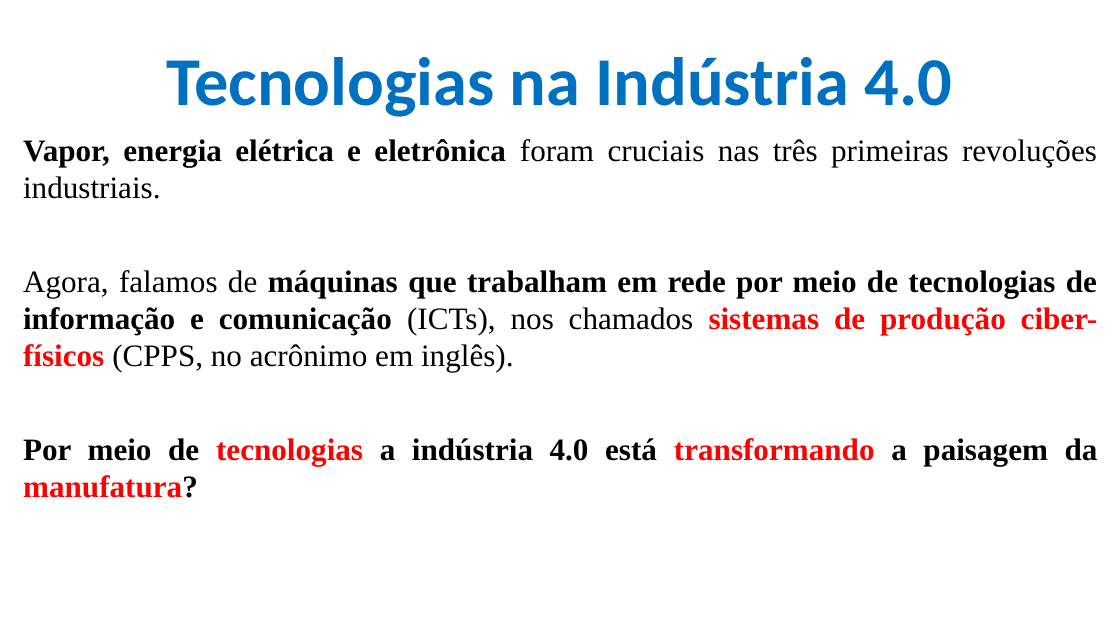
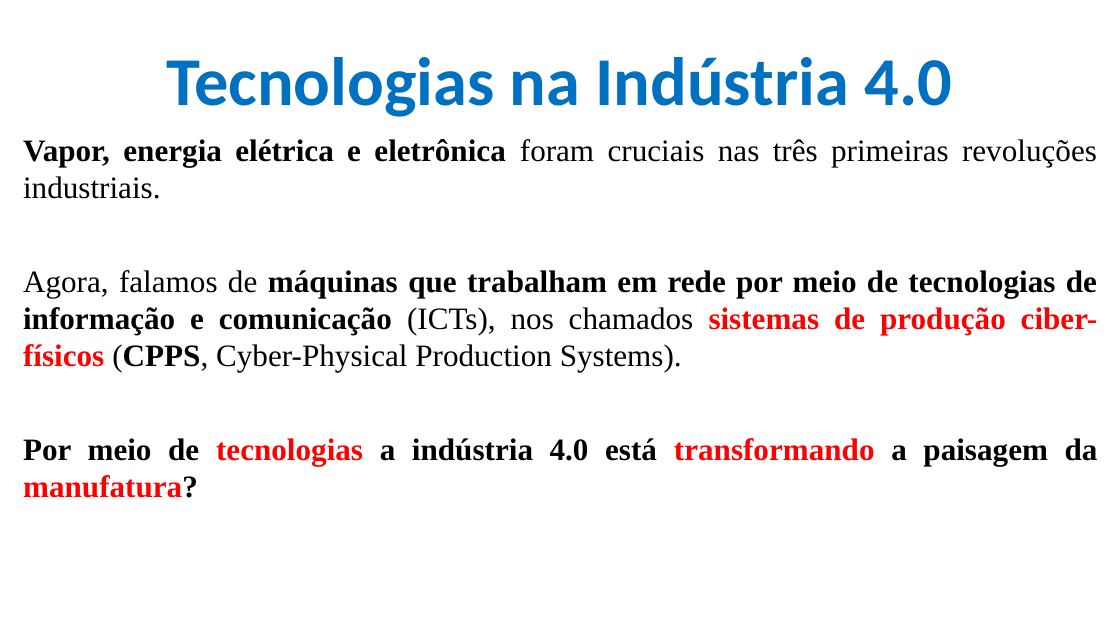
Before and after one commit to CloudEducationBrazil/WydenArea1AplicacaoCloudIndustria40Python, a slide deck: slide 11 of 01 Classes/Aula 08 - Aplicação Cloud Indústria 40 Python IoT - Tecnologias Emergentes.pptx. Drawn at 1120x630 pixels with LibreOffice and Linux fonts; fonts in the diff are those of the drawing; background and template pictures are left out. Boxes give left, top, right and bottom in pixels: in the first picture for what was removed or moved away, otherwise in the second. Text is boxed around its words. In the diff, an @@ line names an element or a change of style, - is before the commit and + after.

```diff
--- a/01 Classes/Aula 08 - Aplicação Cloud Indústria 40 Python IoT - Tecnologias Emergentes.pptx
+++ b/01 Classes/Aula 08 - Aplicação Cloud Indústria 40 Python IoT - Tecnologias Emergentes.pptx
@@ text at [23, 270, 1098, 372]: text changed @@
-Agora, falamos de máquinas que trabalham em rede por meio de tecnologias de informação e comunicação (ICTs), nos chamados sistemas de produção ciber-físicos (CPPS, no acrônimo em inglês).
+Agora, falamos de máquinas que trabalham em rede por meio de tecnologias de informação e comunicação (ICTs), nos chamados sistemas de produção ciber-físicos (CPPS, Cyber-Physical Production Systems).
```
Also in this commit, not shown: 6 other slides changed, 2 other files.
